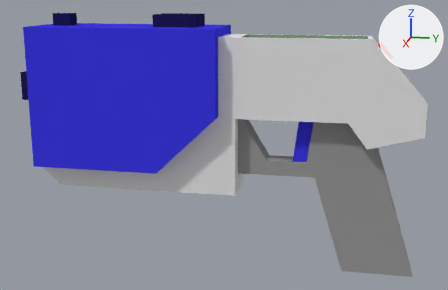
The Blender file unityProject/TotallyNotCyberspaceDoom/Assets/Entities/Player/Gun/gun.blend, before and after one commit.
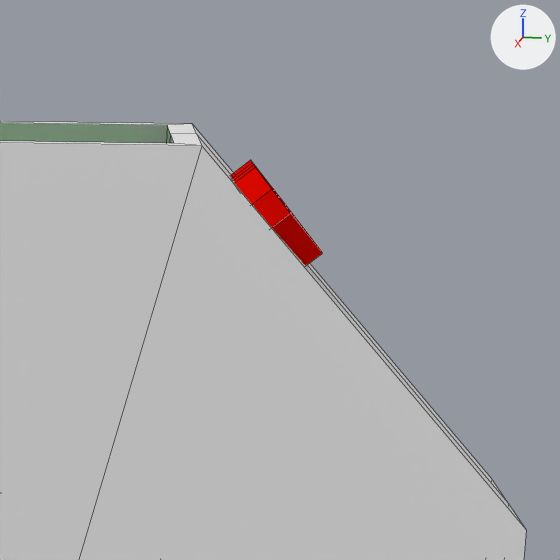
Old and new are each drawn whole from a 50 mm lens placed at (2.689, 0.602, 0.473), pointed at (-0.004, 0.064, -0.201) and again close up on the part from 76% to 97% of the width and 5% to 38% of the height. Every picture has the same lights, and +X, +Y and +Z are marked at upper right. The close-ups show mesh edges as thin lines.

Names of what the first close-up shows: 'Body', 'Heart'.
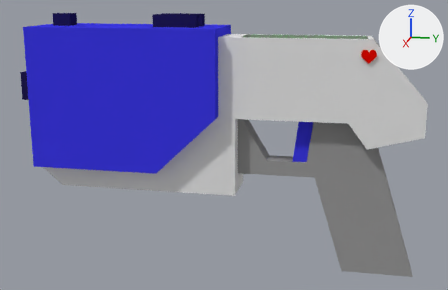
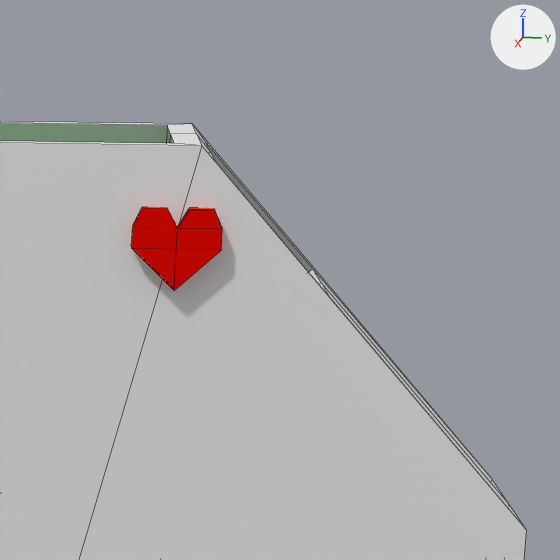
Boxes (x1, y1, x2, y2) around the edits, measured in the close-ups (560 x 560 px):
'Heart', reshaped, moved (21% shorter)
    before: (231, 160, 323, 266)
    after: (131, 207, 222, 291)
part 2 of me_cube, built on
    both: (192, 124, 525, 528)

Diff of the bpy script that builds the scene:
```diff
--- a/unityProject/TotallyNotCyberspaceDoom/Assets/Entities/Player/Gun/gun.blend.py
+++ b/unityProject/TotallyNotCyberspaceDoom/Assets/Entities/Player/Gun/gun.blend.py
@@ me_cube_005 @@
 me_cube_005.from_pydata(...)  # 22 vertices, 22 faces; spans x -0.0421..0.0421, y -0.0356..0.0356, z -0.0318..0.0318
 # used by ob_heart; location = (0.0579, 0.7482, 0.2395); rotation_euler = (1.571, 0.0, 0.0), in degrees (90, 0, 0)
+# me_cube_005 part 1: the whole mesh is multiplied about its middle by the matrix ((0.0, 0.451, -0.537), (0.0, 0.537, 0.451), (0.701, 0.0, 0.0)), then moved by (0.0, 0.0004, -0.0008)
 me_cube_005.materials.append(mat_material_004)
@@ me_cube @@
 me_cube.from_pydata(...)  # 70 vertices, 52 faces; spans x 0.0..0.11, y -0.75..0.29, z -0.92..0.82
 # used by ob_body; location = (0.0, 0.0, 0.0); rotation_euler = (1.571, 0.0, 0.0), in degrees (90, 0, 0)
 # verts and faces of me_cube; kept vertices keep their numbers, new ones are numbered from 70
 # before: 3 (0.0, 0.29, -0.69) at pixel (196, 134), 7 (0.11, 0.29, -0.69) at pixel (201, 145), 12 (0.0, 0.04, -0.92) at pixel (508, 503), 14 (0.11, 0.04, -0.92) at pixel (526, 529)
+# me_cube part 2
+delete_faces([(3, 7, 14, 12)])
+verts[70] = (0.0, 0.28, -0.7)  # pixel (210, 151)
+verts[71] = (0.0, 0.19, -0.78)  # pixel (321, 282)
+verts[72] = (0.0, 0.27, -0.7)
+verts[73] = (0.0, 0.18, -0.78)
+for new, old in zip([*range(74, 78)], [*range(70, 74)]): verts[new] = verts[old] + (0.09, 0.0, 0.0)
+faces += [(3, 7, 74, 70), (7, 14, 75, 74), (12, 71, 75, 14), (71, 73, 77, 75)]  # mat_material (white #e7e7e7)
+faces += [(74, 75, 77, 76), (72, 76, 77, 73), (70, 74, 76, 72)]  # mat_material_002 (grey #979797)
 me_cube.materials.append(mat_metal_001)
@@ ob_heart @@
 ob_heart = bpy.data.objects.new('Heart', me_cube_005)
-ob_heart.location = (0.0579, 0.7482, 0.2395)
+ob_heart.location = (0.1147, 0.6794, 0.2211)
 ob_heart.rotation_euler = (1.571, 0.0, 0.0)  # degrees (90, 0, 0)
```
